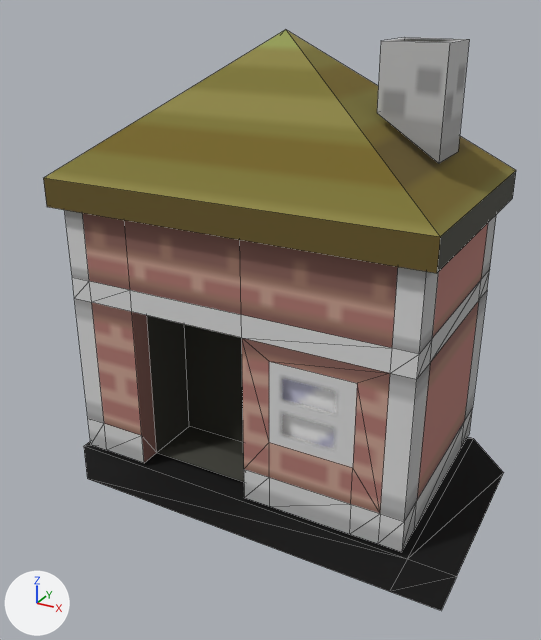
An edit to the OBJ model models/PastoriaCityHouse/PastoriaCityHouse.obj, drawn before and after from the same camera.
One viewpoint serves both versions: a camera (50 mm lens) standing at (59.3, -108.8, 83.6) and looking at (1.5, -3.7, 31.0). Every picture has the same lights, and +X, +Y and +Z are marked at lower left. Mesh edges are drawn as thin lines. Where no turn or scale is listed for an object, it has been applied to the vertices. Vertices at the same position are counted once.

The first picture shows 'PastoriaCityHouse'.
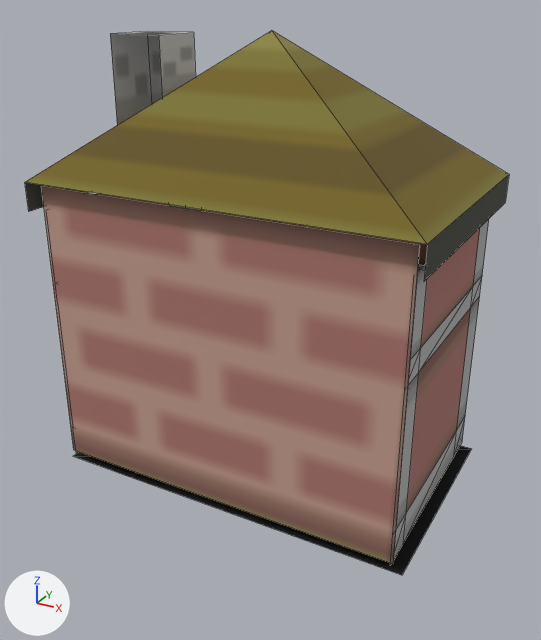
Where the change shows, as pixel boxes (x1, y1, x2, y2) in the pictures (541 x 640 px; the box of a moved part takes in the faces that stretch with it):
'PastoriaCityHouse', reshaped (6% shorter)
    before: (43, 30, 516, 610)
    after: (25, 31, 509, 575)
'Cube.001', added (brown)
    after: (41, 186, 420, 564)
part 1 of me_pastoriacityhouse, moved or reshaped (not visible afterwards)
    before: (281, 377, 337, 450)
part 2 of me_pastoriacityhouse, moved or reshaped
    before: (377, 38, 469, 163)
    after: (110, 31, 196, 125)
part 3 of me_pastoriacityhouse, moved or reshaped
    before: (65, 210, 497, 552)
    after: (46, 194, 489, 565)
part 4 of me_pastoriacityhouse, moved or reshaped
    before: (43, 30, 516, 273)
    after: (25, 31, 509, 282)
part 5 of me_pastoriacityhouse, rebuilt
    before: (84, 437, 504, 610)
    after: (74, 446, 471, 575)

The change, as a diff of the scene's bpy script:
```diff
--- a/models/PastoriaCityHouse/PastoriaCityHouse.obj.py
+++ b/models/PastoriaCityHouse/PastoriaCityHouse.obj.py
@@ mat_material_001 @@
+mat_material_001 = principled_material('Material.001')
+mat_material_001.texture = img_c6_h01_a_png
+mat_material_001.roughness = 0.526
@@ me_pastoriacityhouse @@
 # used by ob_pastoriacityhouse; location = (0.0, 0.0, 0.0)
-me_pastoriacityhouse.from_pydata(...)  # 106 vertices, 103 faces; spans x -34.0..41.0, y -24.0..26.0, z 1.0..78.0
+me_pastoriacityhouse.from_pydata(...)  # 101 vertices, 97 faces; spans x -34.5..33.6, y -21.8..22.3, z 1.0..78.0
+# me_pastoriacityhouse part 1: the loose piece of 4 vertices spanning x 6.0..27.0, y -14.5, z 9.0..29.0 is moved by (-33.4, 33.3, 0.0)
+# me_pastoriacityhouse part 2: the loose piece of 8 vertices spanning x 18.0..28.0, y -1.1..8.9, z 60.5..77.0 is turned 179.9 degrees about the z axis through its middle, then moved by (-46.5, -3.6, 0.0)
+# me_pastoriacityhouse part 3: the loose piece of 76 vertices spanning x -32.0..32.0, y -16.0..24.0, z 2.0..50.0 is turned 179.9 degrees about the z axis through its middle, then moved by (-0.4, -3.8, 0.0)
+# me_pastoriacityhouse part 4: the loose piece of 9 vertices spanning x -34.0..34.0, y -18.0..26.0, z 50.0..78.0 is turned 179.9 degrees about the z axis through its middle, then moved by (-0.4, -3.8, 0.0)
+# me_pastoriacityhouse part 5: the loose piece of 9 vertices spanning x -34.0..41.0, y -24.0..24.0, z 1.0 is rebuilt with 4 vertices and now spans x -33.5..33.6, y -19.8..20.3, z 1.0
 me_pastoriacityhouse.materials.append(mat_h_mado)
@@ me_cube_001 @@
+me_cube_001.from_pydata(...)  # 8 vertices, 6 faces; spans x -33.0..32.0, y -19.8..-19.6, z 2.5..54.0
+me_cube_001.materials.append(mat_material_001)  # picture img_c6_h01_a_png
@@ ob_cube_001 @@
+ob_cube_001 = bpy.data.objects.new('Cube.001', me_cube_001)
+ob_cube_001.location = (0.0, 0.0, 0.0)
```
